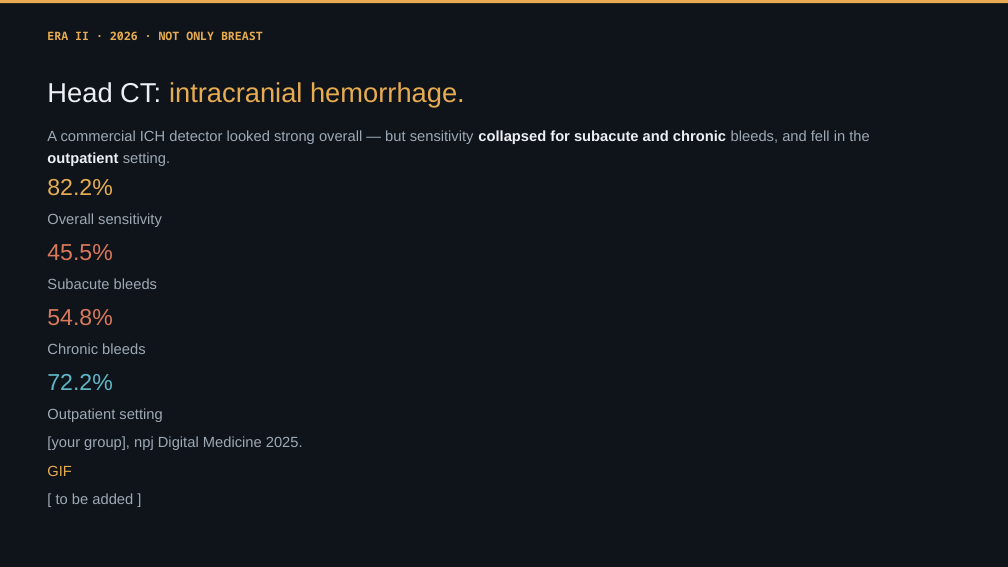
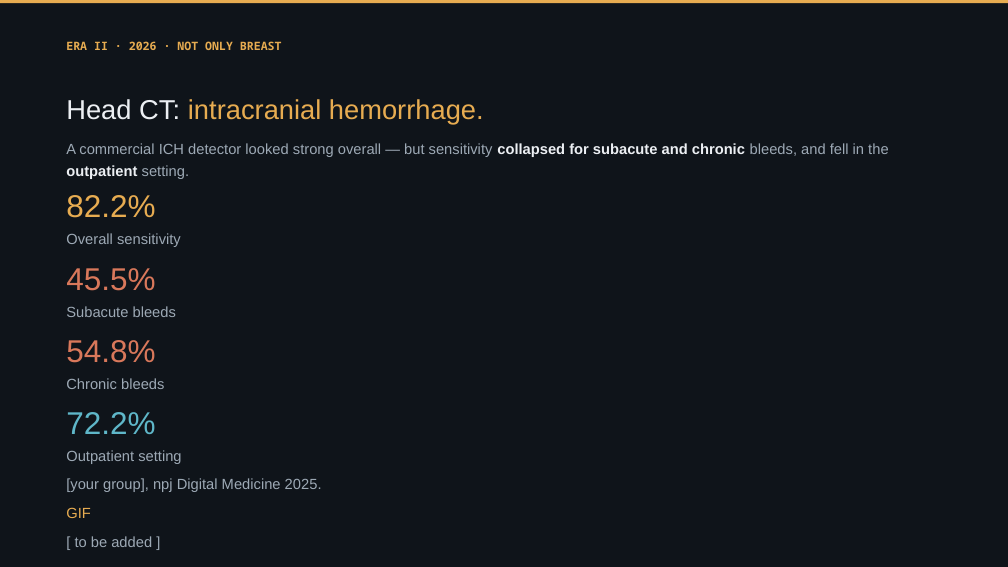
Before and after one commit to Emory-HITI/Mammo, a slide deck: slide 25 of keynote-iwbi-2026/pptx/IWBI2026_Trivedi_FULL_keynote.pptx. Drawn at 1008x567 pixels with LibreOffice and Linux fonts; fonts in the diff are those of the drawing. Boxes give left, top, right and bottom in pixels: in the first picture for what was removed or moved away, otherwise in the second. Text is boxed around its words. In the diff, an @@ line names an element or a change of style, - is before the commit and + after.

```diff
--- a/keynote-iwbi-2026/pptx/IWBI2026_Trivedi_FULL_keynote.pptx
+++ b/keynote-iwbi-2026/pptx/IWBI2026_Trivedi_FULL_keynote.pptx
@@ text "ERA II · 2026 · ...": place and size @@
-text "ERA II · 2026 · ..." at <box>47,31,263,40</box>
+text "ERA II · 2026 · ..." at <box>66,41,282,50</box>
@@ text "ERA II · 2026 · ..." at <box>66,41,282,50</box>: line spacing 1.14 to 1.28 @@
@@ text "Head CT: intracranial hemorrhage.": place and size @@
-text "Head CT: intracranial hemorrhage." at <box>47,82,465,106</box>
+text "Head CT: intracranial hemorrhage." at <box>66,99,484,124</box>
@@ text "A commercial ICH detector looked ...": place and size @@
-text "A commercial ICH detector looked ..." at <box>47,130,869,166</box>
+text "A commercial ICH detector looked ..." at <box>66,143,888,179</box>
@@ text "82.2%": place and size @@
-text "82.2%" at <box>47,179,112,196</box>
+text "82.2%" at <box>66,195,155,218</box>
@@ text "Overall sensitivity": place and size @@
-text "Overall sensitivity" at <box>47,213,162,227</box>
+text "Overall sensitivity" at <box>66,233,181,247</box>
@@ text "45.5%": place and size @@
-text "45.5%" at <box>47,244,112,260</box>
+text "45.5%" at <box>66,268,155,291</box>
@@ text "Subacute bleeds": place and size @@
-text "Subacute bleeds" at <box>47,278,157,289</box>
+text "Subacute bleeds" at <box>66,306,176,317</box>
@@ text "54.8%": place and size @@
-text "54.8%" at <box>47,309,112,325</box>
+text "54.8%" at <box>66,340,155,363</box>
@@ text "Chronic bleeds": place and size @@
-text "Chronic bleeds" at <box>47,343,145,354</box>
+text "Chronic bleeds" at <box>66,378,164,389</box>
@@ size 22 to 30 pt; line spacing 1.14 to 1.12 in 4 elements at <box>66,195,155,218</box>, <box>66,268,155,291</box>, <box>66,340,155,363</box>, <box>66,412,155,434</box> @@
@@ text "72.2%": place and size @@
-text "72.2%" at <box>47,374,112,390</box>
+text "72.2%" at <box>66,412,155,434</box>
@@ text "Outpatient setting": place and size @@
-text "Outpatient setting" at <box>47,408,162,422</box>
+text "Outpatient setting" at <box>66,450,181,464</box>
@@ text "[your group], npj Digital Medicine ...": place and size @@
-text "[your group], npj Digital Medicine ..." at <box>47,436,303,450</box>
+text "[your group], npj Digital Medicine ..." at <box>66,478,322,492</box>
@@ text "GIF": place and size @@
-text "GIF" at <box>47,465,71,476</box>
+text "GIF" at <box>66,507,90,518</box>
@@ line spacing 1.25 to 1.28 in 8 elements at <box>66,143,888,179</box>, <box>66,233,181,247</box>, <box>66,306,176,317</box>, <box>66,378,164,389</box>, <box>66,450,181,464</box>, <box>66,478,322,492</box>, <box>66,507,90,518</box>, <box>75,536,152,547</box> @@
@@ text "[ to be added ]": place and size @@
-text "[ to be added ]" at <box>56,493,133,504</box>
+text "[ to be added ]" at <box>75,536,152,547</box>
```
Also in this commit, not shown: 57 other slides changed, 1 slide added, 1 slide removed, 14 other files.
